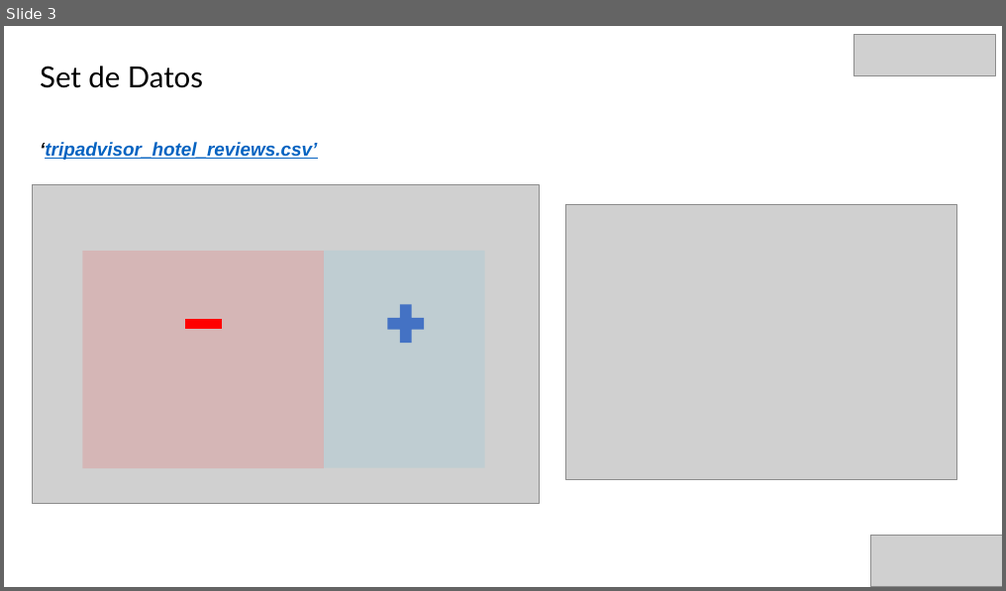
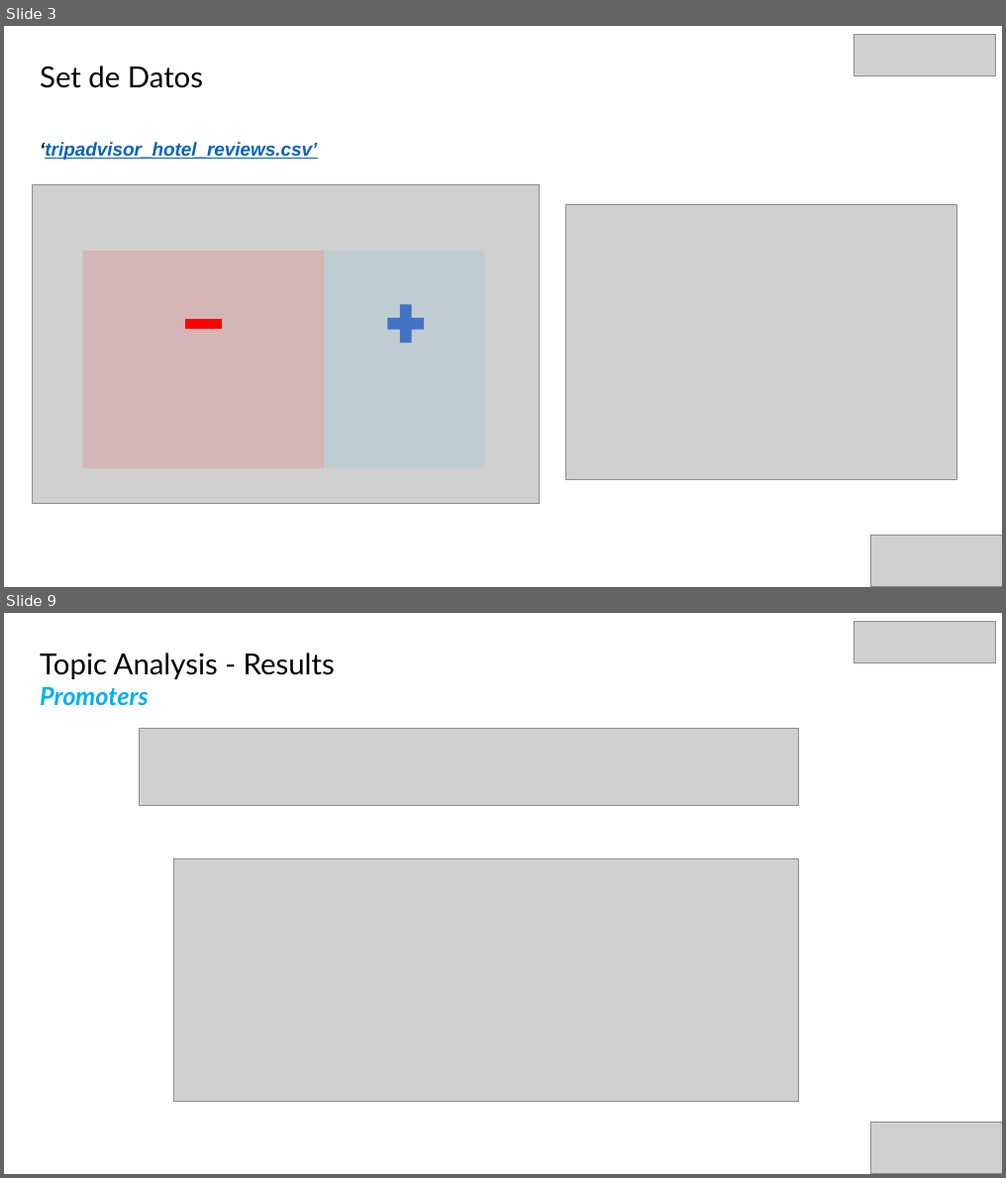
Before and after one commit to john30sg/TripAdvisorTopicModeling, a slide deck: TM_TP0G1_Zanelli_Spena_Sandoval_Biga.pptx. Shown one above the other, each under a label of ours: slide 3 before the commit, slides 3 and 9 after it; the slides between them are not shown. The pictures are 1006x591 and 1006x1178 pixels, drawn with LibreOffice and Linux fonts; fonts in the diff are those of the drawing; grey boxes stand for pictures. Boxes give left, top, right and bottom in pixels: in the first picture for what was removed or moved away, otherwise in the second. Text is boxed around its words. In the diff, an @@ line names an element or a change of style, - is before the commit and + after.

```diff
--- a/TM_TP0G1_Zanelli_Spena_Sandoval_Biga.pptx
+++ b/TM_TP0G1_Zanelli_Spena_Sandoval_Biga.pptx
@@ slide 9 added at <box>4,613,1002,1174</box>, background #FFFFFF @@
@@ picture added at <box>854,621,995,663</box> @@
@@ text added at <box>40,653,335,706</box>, 28 pt, text #000000 @@
+Topic Analysis - Results
+Promoters
@@ picture added at <box>140,729,798,806</box> @@
@@ picture added at <box>174,860,798,1102</box> @@
@@ picture added at <box>871,1122,1002,1174</box> @@
```
Also in this commit, not shown: 1 slide changed, 8 other slides added, 11 slides removed, 2 other files.
